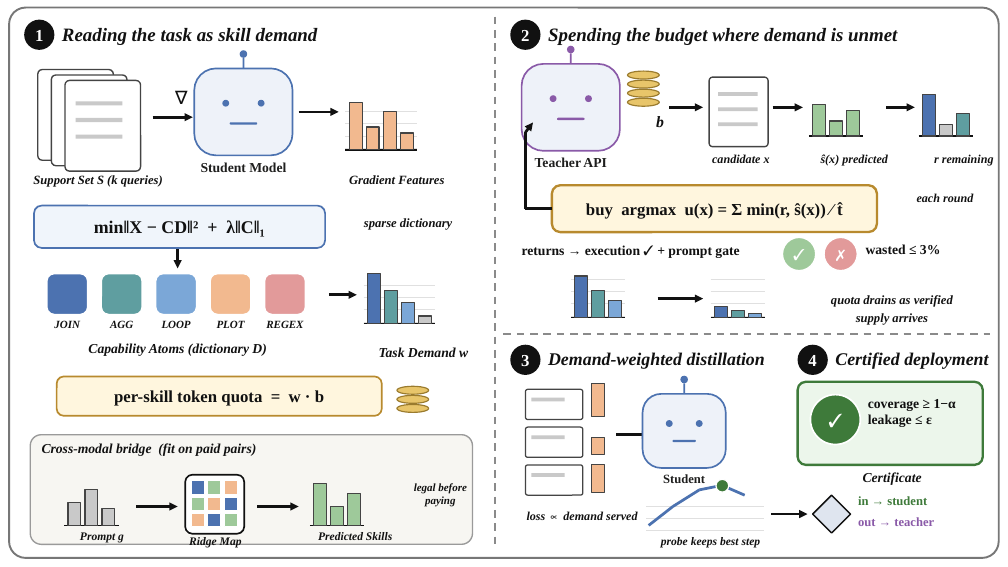
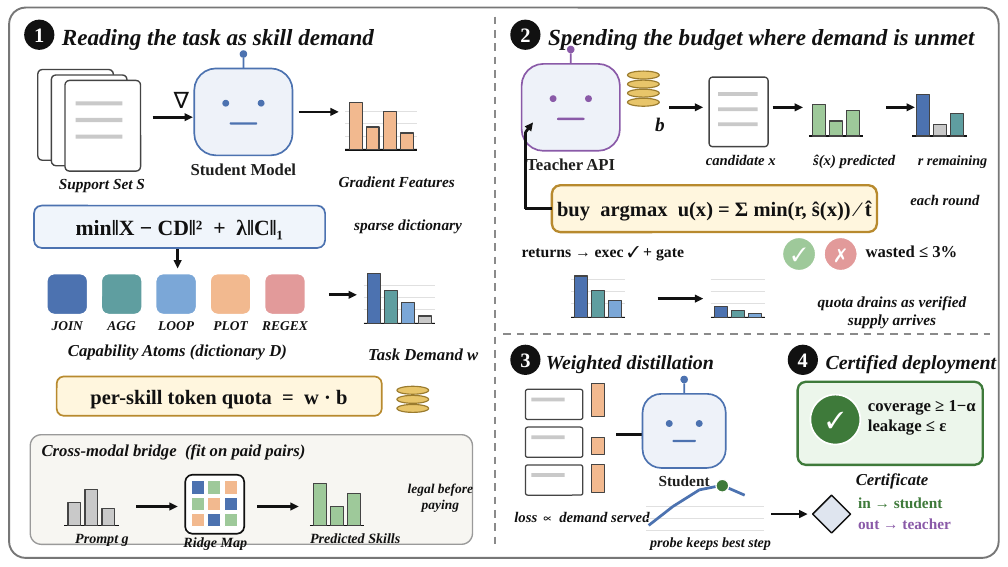
Before and after one commit to XueqiC/tc_code, a slide deck: slide 1 of paper/figs/fig1_pipeline_v13.pptx. Drawn at 1008x567 pixels with LibreOffice and Linux fonts; fonts in the diff are those of the drawing. Boxes give left, top, right and bottom in pixels: in the first picture for what was removed or moved away, otherwise in the second. Text is boxed around its words. In the diff, an @@ line names an element or a change of style, - is before the commit and + after.

```diff
--- a/paper/figs/fig1_pipeline_v13.pptx
+++ b/paper/figs/fig1_pipeline_v13.pptx
@@ text "∇" at [147, 83, 216, 106]: size 20 to 24.4 pt @@
@@ text "b" at [655, 117, 665, 132]: size 15 to 18.3 pt @@
@@ 3 rectangles, 1 line: place and size @@
-3 rectangles, 1 line at [919, 95, 973, 136]
+3 rectangles, 1 line at [913, 95, 967, 136]
@@ text at [59, 179, 145, 193]: text changed; size 12 to 14.6 pt @@
-Support Set S (k queries)
+Support Set S
@@ text "r remaining": place and size @@
-text "r remaining" at [934, 154, 994, 166]
+text "r remaining" at [918, 155, 987, 168]
@@ text "r remaining" at [918, 155, 987, 168]: size 11.5 to 13.5 pt @@
@@ rounded rectangle "min‖X − CD‖² + λ‖C‖₁" at [34, 206, 325, 248]: size 17 to 20.7 pt @@
@@ text at [522, 248, 684, 261]: text changed; size 13 to 15 pt @@
-returns → execution ✓ + prompt gate
+returns → exec ✓ + gate
@@ text at [546, 355, 714, 373]: text changed; size 17 to 19 pt @@
-Demand-weighted distillation
+Weighted distillation
@@ size 16 to 19.5 pt in 6 elements at [24, 20, 54, 50], [57, 377, 382, 416], [510, 20, 541, 50], [552, 185, 877, 232], [510, 345, 541, 375], [788, 345, 818, 375] @@
@@ ellipse "4": place and size @@
-ellipse "4" at [798, 345, 828, 375]
+ellipse "4" at [788, 345, 818, 375]
@@ text "Certified deployment": place and size @@
-text "Certified deployment" at [835, 352, 988, 369]
+text "Certified deployment" at [826, 355, 996, 373]
@@ text "Certified deployment" at [826, 355, 996, 373]: size 17 to 19 pt @@
@@ size 18 to 22 pt in 3 elements at [62, 29, 374, 51], [548, 29, 974, 51], [811, 395, 861, 445] @@
@@ size 13 to 15.9 pt in 8 elements at [191, 163, 297, 175], [68, 344, 287, 360], [368, 348, 478, 360], [42, 444, 305, 460], [526, 157, 615, 174], [866, 245, 957, 257], [868, 400, 976, 434], [856, 473, 928, 489] @@
@@ size 10.5 to 12.8 pt in 6 elements at [52, 321, 83, 330], [107, 321, 135, 330], [158, 321, 194, 330], [213, 321, 247, 330], [262, 321, 308, 330], [408, 482, 473, 512] @@
@@ size 11.5 to 14 pt in 4 elements at [706, 154, 775, 165], [813, 154, 896, 168], [910, 194, 980, 205], [514, 511, 649, 526] @@
@@ size 11 to 13.4 pt in 4 elements at [75, 534, 129, 546], [183, 537, 248, 550], [310, 533, 400, 547], [650, 537, 771, 550] @@
@@ size 12 to 14.6 pt in 7 elements at [339, 176, 455, 187], [354, 219, 462, 233], [818, 296, 967, 310], [848, 314, 936, 329], [659, 475, 710, 490], [858, 497, 943, 508], [858, 518, 951, 529] @@
```
Also in this commit, not shown: 3 other files.
